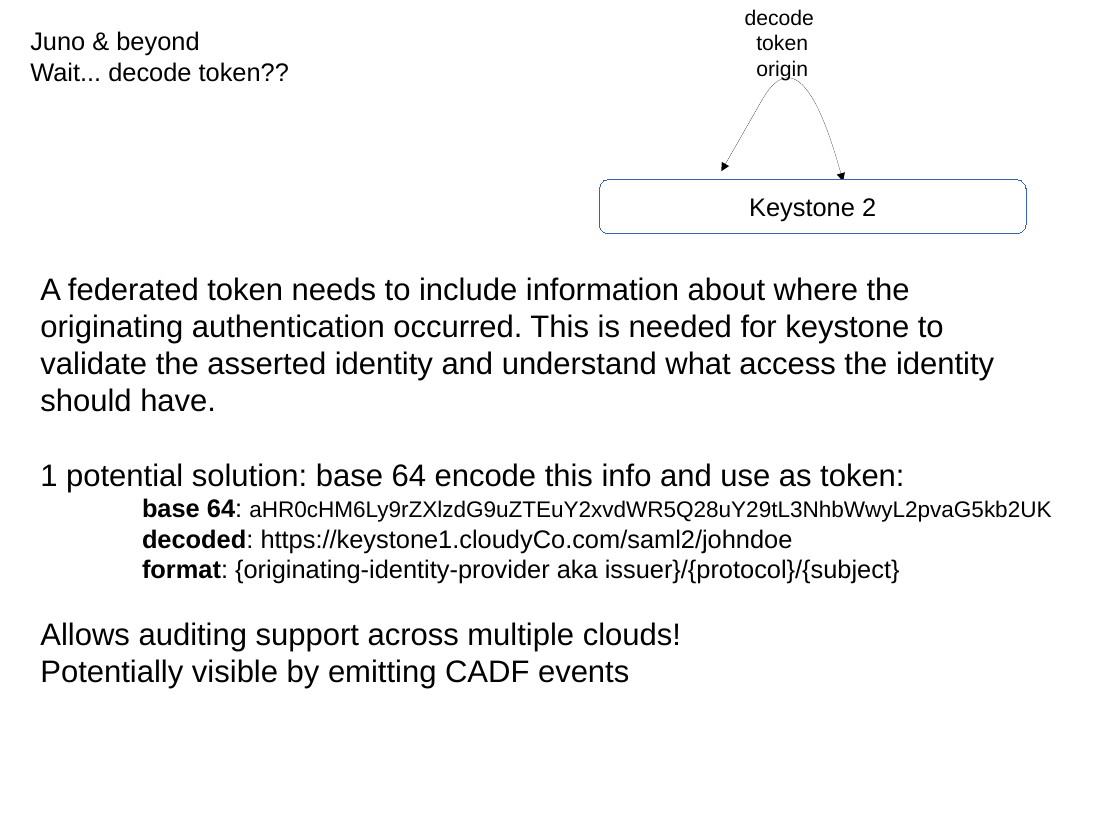
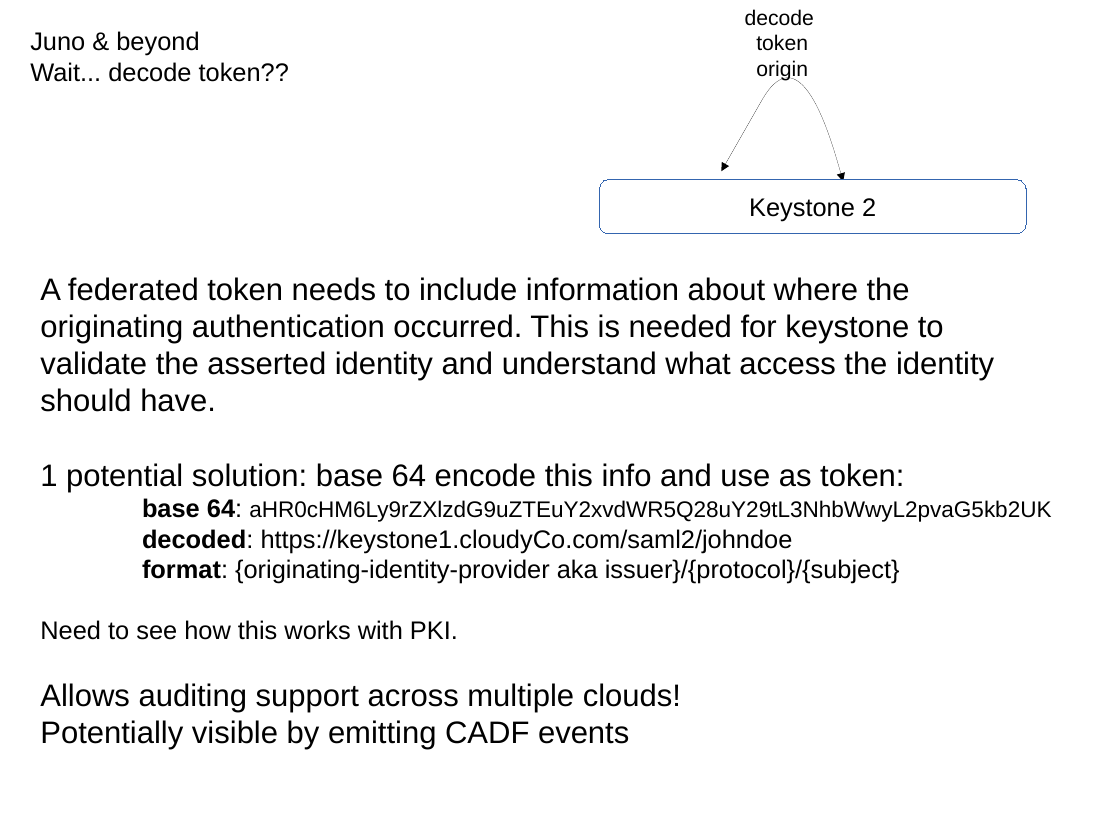
Before and after one commit to joesavak/OpenStackFederation, a slide deck: slide 10 of os-federation.odp (slide 9 before the commit). Drawn at 1120x840 pixels with LibreOffice and Linux fonts; fonts in the diff are those of the drawing. Boxes give left, top, right and bottom in pixels: in the first picture for what was removed or moved away, otherwise in the second. Text is boxed around its words. In the diff, an @@ line names an element or a change of style, - is before the commit and + after.

```diff
--- a/os-federation.odp
+++ b/os-federation.odp
@@ text at (x1=40, y1=620, x2=458, y2=640): paragraph added @@
+Need to see how this works with PKI.
```
Also in this commit, not shown: 2 other slides changed, 2 slides added, 1 slide removed.
